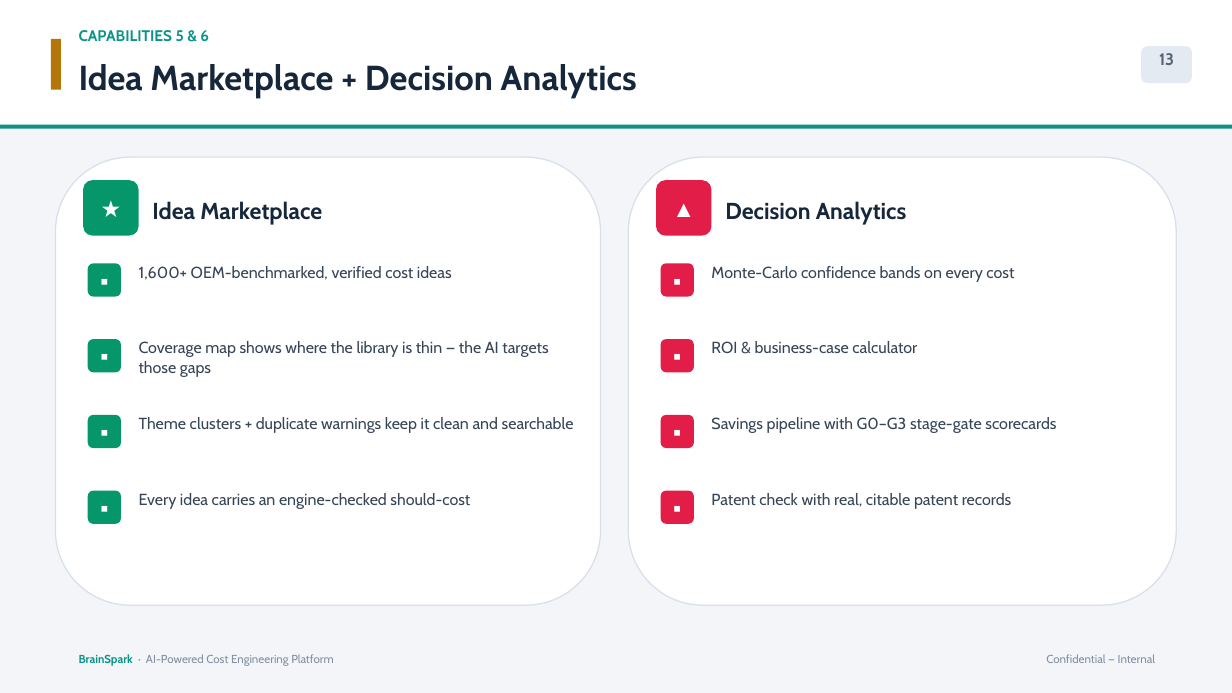
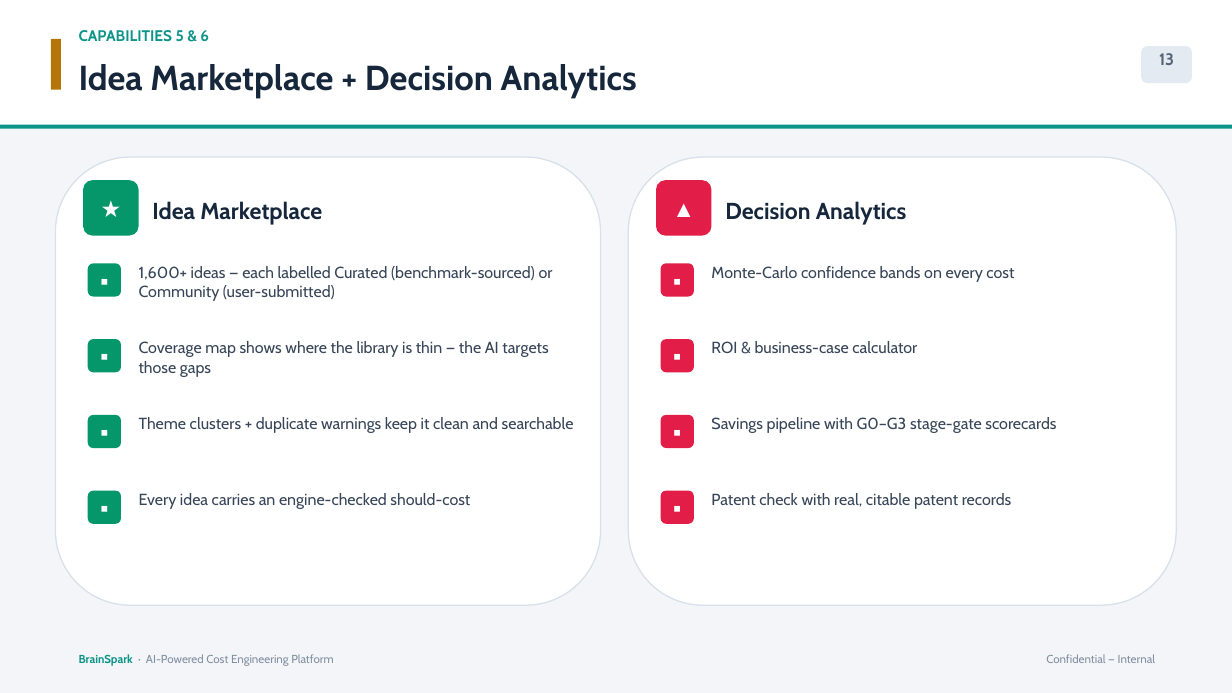
Before and after one commit to bhosaleavinash546/leamington-marathi, a slide deck: slide 13 of BrainSpark_Director_Presentation.pptx. Drawn at 1232x693 pixels with LibreOffice and Linux fonts; fonts in the diff are those of the drawing. Boxes give left, top, right and bottom in pixels: in the first picture for what was removed or moved away, otherwise in the second. Text is boxed around its words. In the diff, an @@ line names an element or a change of style, - is before the commit and + after.

```diff
--- a/BrainSpark_Director_Presentation.pptx
+++ b/BrainSpark_Director_Presentation.pptx
@@ text at [139,266,553,301]: text changed @@
-1,600+ OEM-benchmarked, verified cost ideas
+1,600+ ideas — each labelled Curated (benchmark-sourced) or Community (user-submitted)
```
Also in this commit, not shown: 1 other slide changed, 1 other file.
